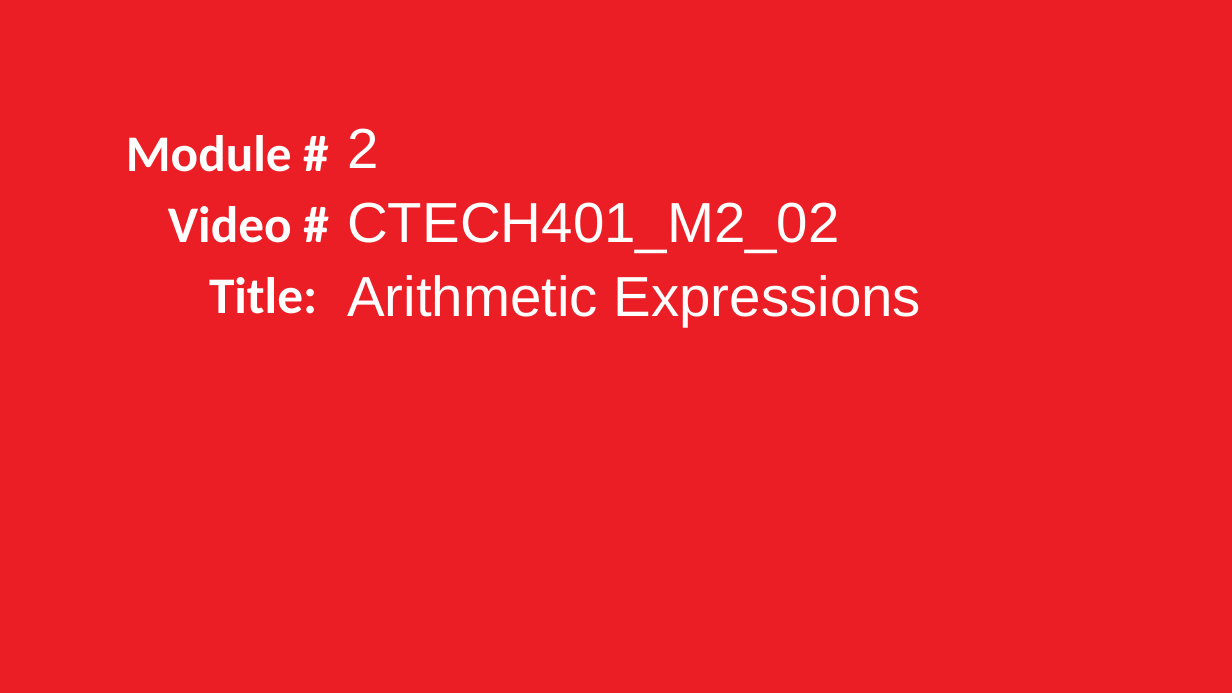
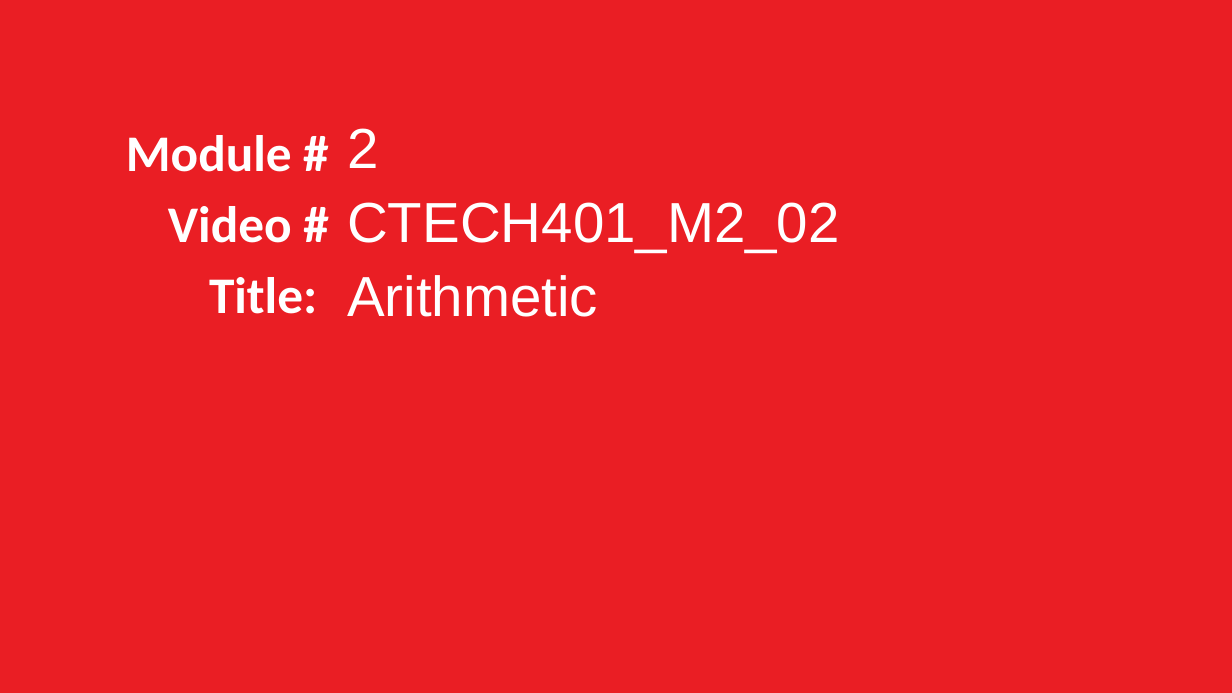
Before and after one commit to grimmelm/ctech404, a slide deck: slide 3 of ctech401/module_2/CTECH401 Module 2 - Variables.pptx. Drawn at 1232x693 pixels with LibreOffice and Linux fonts; fonts in the diff are those of the drawing. Boxes give left, top, right and bottom in pixels: in the first picture for what was removed or moved away, otherwise in the second. Text is boxed around its words. In the diff, an @@ line names an element or a change of style, - is before the commit and + after.

```diff
--- a/ctech401/module_2/CTECH401 Module 2 - Variables.pptx
+++ b/ctech401/module_2/CTECH401 Module 2 - Variables.pptx
@@ text at [347,275,598,317]: text changed @@
-Arithmetic Expressions
+Arithmetic
```
Also in this commit, not shown: 7 other slides changed, 3 slides added, 2 slides removed, 2 other files.
